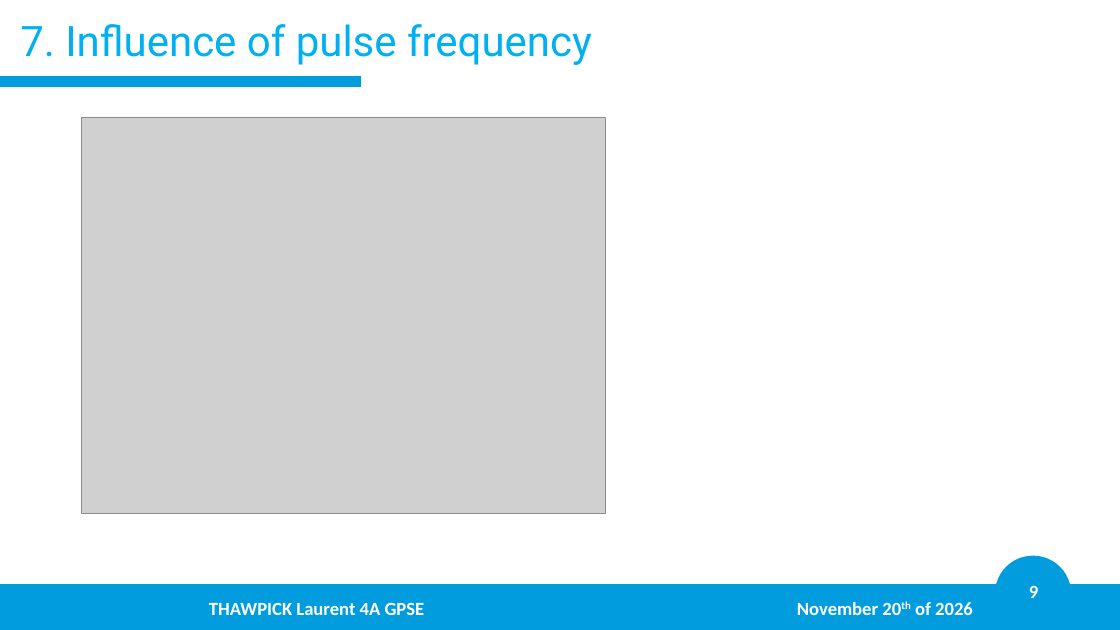
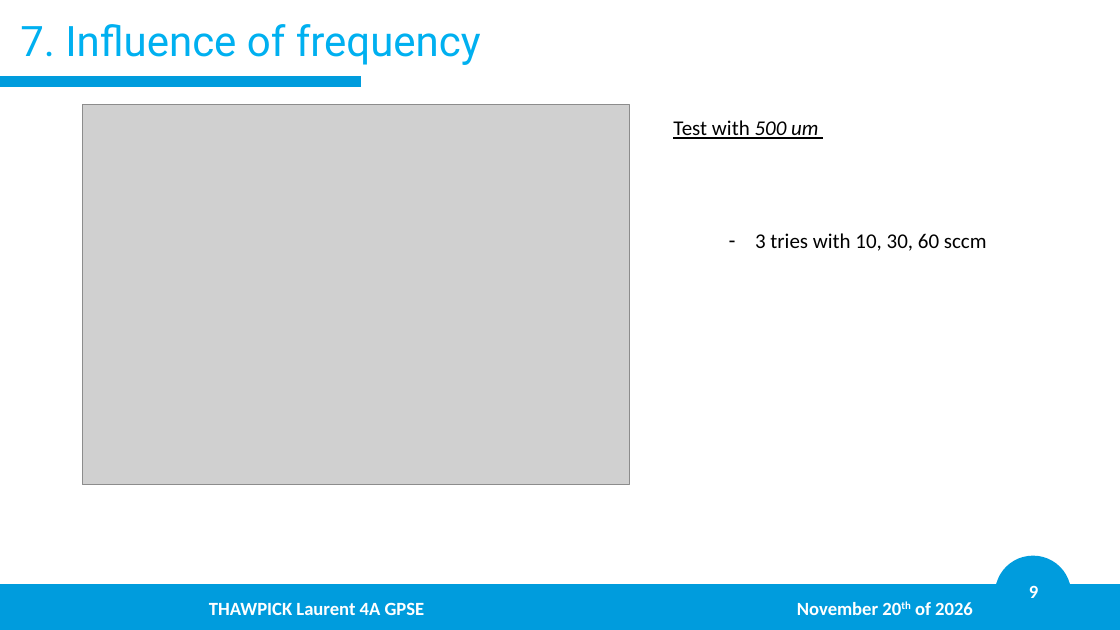
Before and after one commit to LaurentThaw/plasma-tubing, a slide deck: slide 9 of PDR for 20.11.26/PDR.pptx. Drawn at 1120x630 pixels with LibreOffice and Linux fonts; fonts in the diff are those of the drawing; grey boxes stand for pictures; background and template pictures are left out. Boxes give left, top, right and bottom in pixels: in the first picture for what was removed or moved away, otherwise in the second. Text is boxed around its words. In the diff, an @@ line names an element or a change of style, - is before the commit and + after.

```diff
--- a/PDR for 20.11.26/PDR.pptx
+++ b/PDR for 20.11.26/PDR.pptx
@@ title at [20,24,481,65]: text changed @@
-7. Influence of pulse frequency
+7. Influence of frequency
@@ picture: place and size @@
-picture at [82,117,606,513]
+picture at [82,105,629,485]
@@ text added at [673,120,818,139], 18 pt, text #000000, underline @@
+Test with 500 um
@@ text added at [755,233,987,251], 18 pt, text #000000 @@
+– 3 tries with 10, 30, 60 sccm
```
Also in this commit, not shown: 12 other slides changed, 8 other files.
